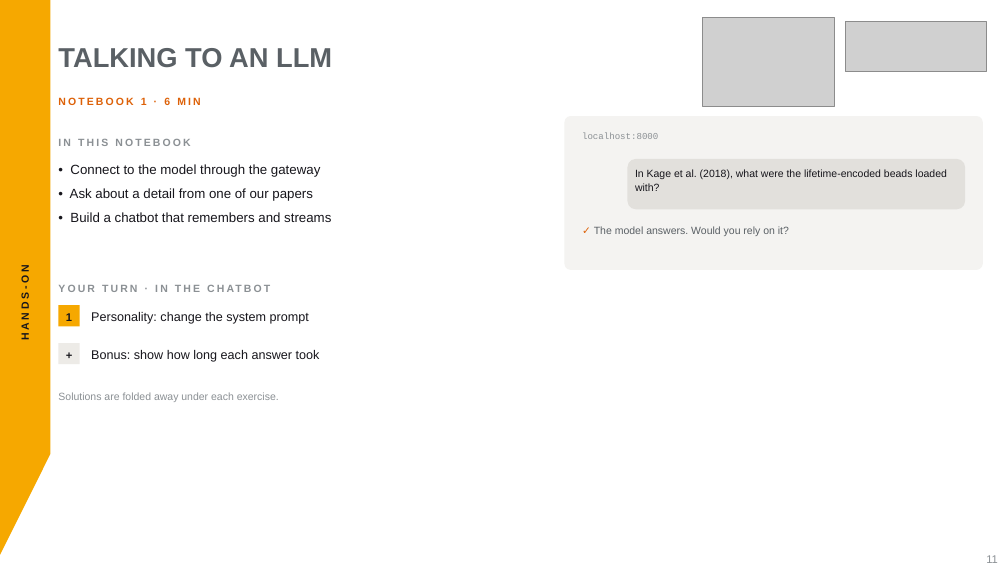
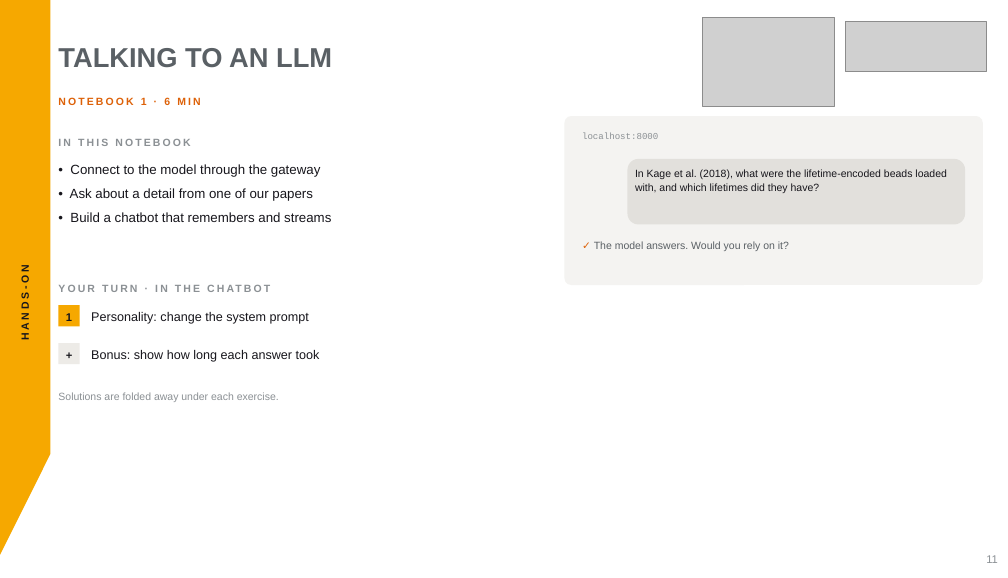
Before and after one commit to aihpi/workshop-rag-basics, a slide deck: slide 11 of workshop/slides/rag-workshop.pptx. Drawn at 1008x578 pixels with LibreOffice and Linux fonts; fonts in the diff are those of the drawing; grey boxes stand for pictures. Boxes give left, top, right and bottom in pixels: in the first picture for what was removed or moved away, otherwise in the second. Text is boxed around its words. In the diff, an @@ line names an element or a change of style, - is before the commit and + after.

```diff
--- a/workshop/slides/rag-workshop.pptx
+++ b/workshop/slides/rag-workshop.pptx
@@ rounded rectangle: place and size @@
-rounded rectangle at bbox=[564, 116, 983, 270]
+rounded rectangle at bbox=[564, 116, 983, 285]
@@ rounded rectangle: place and size @@
-rounded rectangle at bbox=[627, 159, 965, 209]
+rounded rectangle at bbox=[627, 159, 965, 224]
@@ text at bbox=[635, 169, 946, 193]: text changed @@
-In Kage et al. (2018), what were the lifetime-encoded beads loaded with?
+In Kage et al. (2018), what were the lifetime-encoded beads loaded with, and which lifetimes did they have?
@@ text "✓ The model answers. Would ...": place and size @@
-text "✓ The model answers. Would ..." at bbox=[594, 226, 789, 236]
+text "✓ The model answers. Would ..." at bbox=[594, 241, 789, 251]
```
Also in this commit, not shown: 8 other slides changed, 2 other files.
